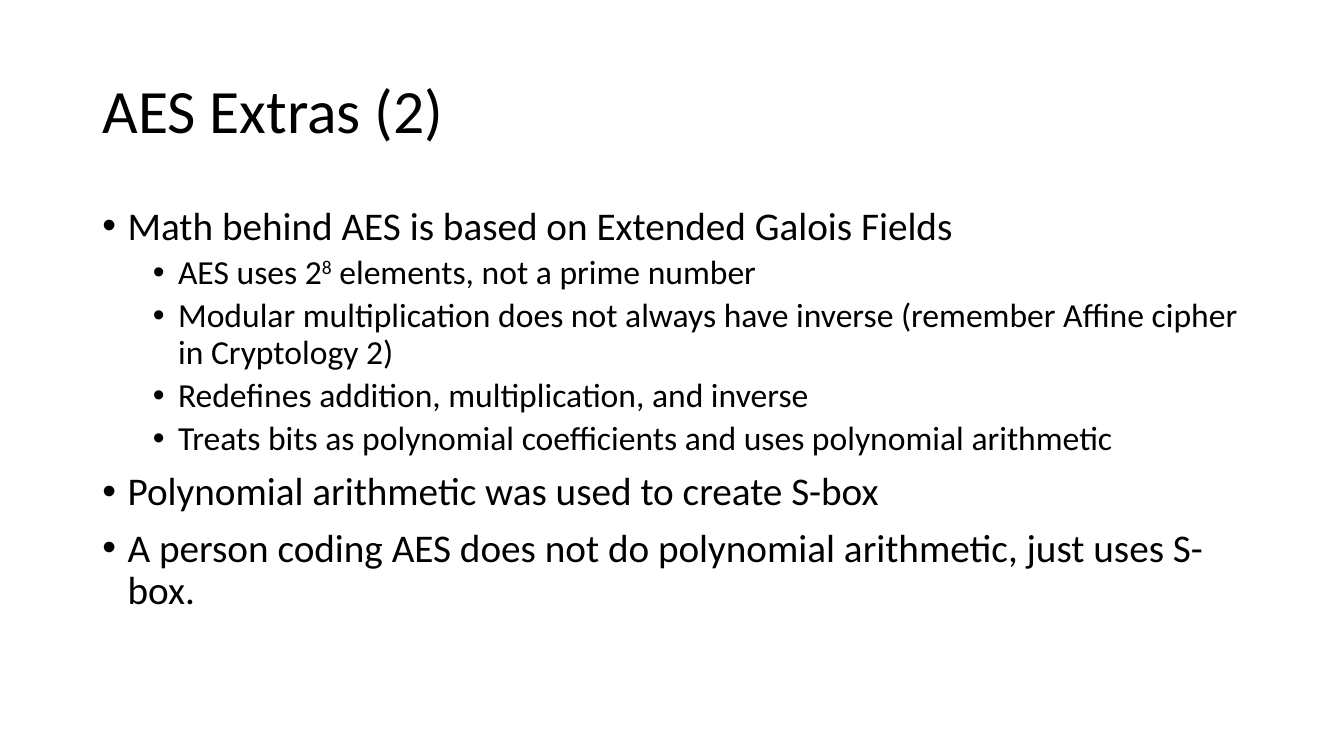
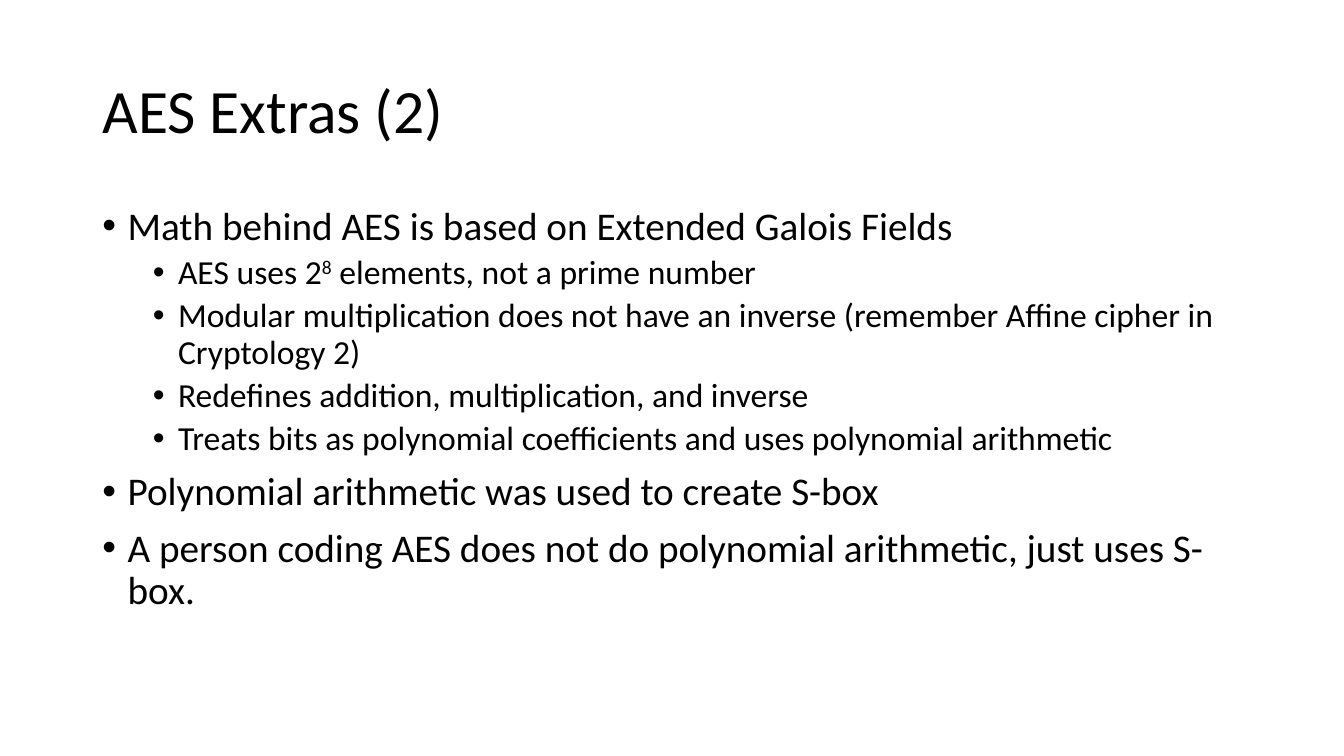
Before and after one commit to john-r2/CyberSec-Modules, a slide deck: slide 15 of 5.Crypto/Cryptology3-Symmetric-Encryption.pptx. Drawn at 1344x756 pixels with LibreOffice and Linux fonts; fonts in the diff are those of the drawing. Boxes give left, top, right and bottom in pixels: in the first picture for what was removed or moved away, otherwise in the second. Text is boxed around its words. In the diff, an @@ line names an element or a change of style, - is before the commit and + after.

```diff
--- a/5.Crypto/Cryptology3-Symmetric-Encryption.pptx
+++ b/5.Crypto/Cryptology3-Symmetric-Encryption.pptx
@@ text at [178, 302, 1213, 370]: text changed @@
-  • Modular multiplication does not always have inverse (remember Affine cipher in Cryptology 2)
+  • Modular multiplication does not have an inverse (remember Affine cipher in Cryptology 2)
```
Also in this commit, not shown: 4 other slides changed, 32 other files.
